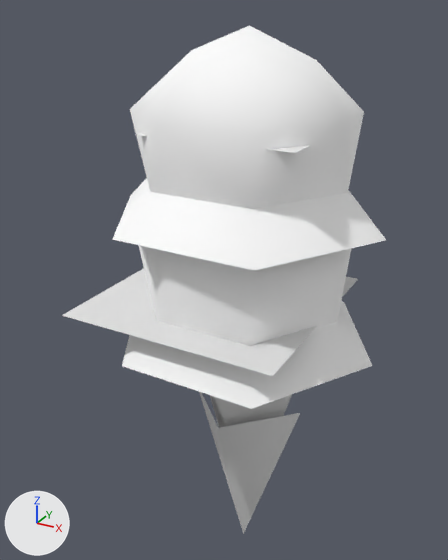
Before and after pictures for a commit that changed the glTF model public/3d/item/model__item__shop.ofs_5601_0/5601u_ice00_hs.gltf.
Both versions are drawn from a 50 mm lens placed at (0.413, -0.819, 0.483), pointed at (-0.043, 0.009, 0.069). Lighting does not change. The marker at lower left points along +X, +Y and +Z. The first picture is the older version.

Objects in the first picture: '5601u_ice00_hs'.
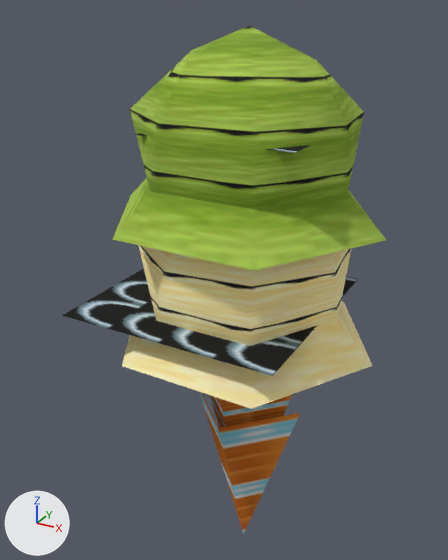
Edits to the bpy script that builds the scene:
```text
Add img_ucc_ice_und:
    img_ucc_ice_und = load_image('ucc_ice_und', '_unpacked/ucc_ice_und', 16, 32, 'sRGB')
Add img_ucc_ice1:
    img_ucc_ice1 = load_image('ucc_ice1', '_unpacked/ucc_ice1', 16, 32, 'sRGB')
Add img_ucc_ice_top:
    img_ucc_ice_top = load_image('ucc_ice_top', '_unpacked/ucc_ice_top', 16, 32, 'sRGB')
Add img_ucc_ice0:
    img_ucc_ice0 = load_image('ucc_ice0', '_unpacked/ucc_ice0', 16, 32, 'sRGB')
Change mat_ucc_ice0:
    where n0 = _N.new('ShaderNodeBsdfPrincipled'); n0.name = 'Principled BSDF'
    remove n0.inputs[0].default_value = (0.804, 0.804, 0.804, 1.0)  # 'Base Color', white #e8e8e8
    add n2 = _N.new('ShaderNodeMix'); n2.name = 'Mix'
    add n2.data_type = 'RGBA'
    add n2.blend_type = 'MULTIPLY'
    add n2.inputs[0].default_value = 1.0  # 'Factor'
    add n2.inputs[7].default_value = (0.804, 0.804, 0.804, 1.0)  # 'B', white #e8e8e8
    add n3 = _N.new('ShaderNodeTexImage'); n3.name = 'Image Texture'
    add n3.image = img_ucc_ice0
    add _L.new(n2.outputs[2], n0.inputs[0])  # 'Result' to 'Base Color'
    add _L.new(n3.outputs[0], n2.inputs[6])  # 'Color' to 'A'
Change mat_ucc_ice_top:
    remove mat_ucc_ice_top.base_color = (1.0, 1.0, 1.0)  # white #ffffff
    add mat_ucc_ice_top.texture = img_ucc_ice_top
Change mat_ucc_ice1:
    where n0 = _N.new('ShaderNodeBsdfPrincipled'); n0.name = 'Principled BSDF'
    remove n0.inputs[0].default_value = (0.804, 0.804, 0.804, 1.0)  # 'Base Color', white #e8e8e8
    add n2 = _N.new('ShaderNodeMix'); n2.name = 'Mix'
    add n2.data_type = 'RGBA'
    add n2.blend_type = 'MULTIPLY'
    add n2.inputs[0].default_value = 1.0  # 'Factor'
    add n2.inputs[7].default_value = (0.804, 0.804, 0.804, 1.0)  # 'B', white #e8e8e8
    add n3 = _N.new('ShaderNodeTexImage'); n3.name = 'Image Texture'
    add n3.image = img_ucc_ice1
    add _L.new(n2.outputs[2], n0.inputs[0])  # 'Result' to 'Base Color'
    add _L.new(n3.outputs[0], n2.inputs[6])  # 'Color' to 'A'
Change mat_ucc_ice_und:
    remove mat_ucc_ice_und.base_color = (1.0, 1.0, 1.0)  # white #ffffff
    add mat_ucc_ice_und.texture = img_ucc_ice_und
```

Boxes [x1, y1, x2, y2] around the edits, measured in the pictures (448 x 560 px):
'5601u_ice00_hs', surface changed (darker): [62, 25, 386, 534] in both
